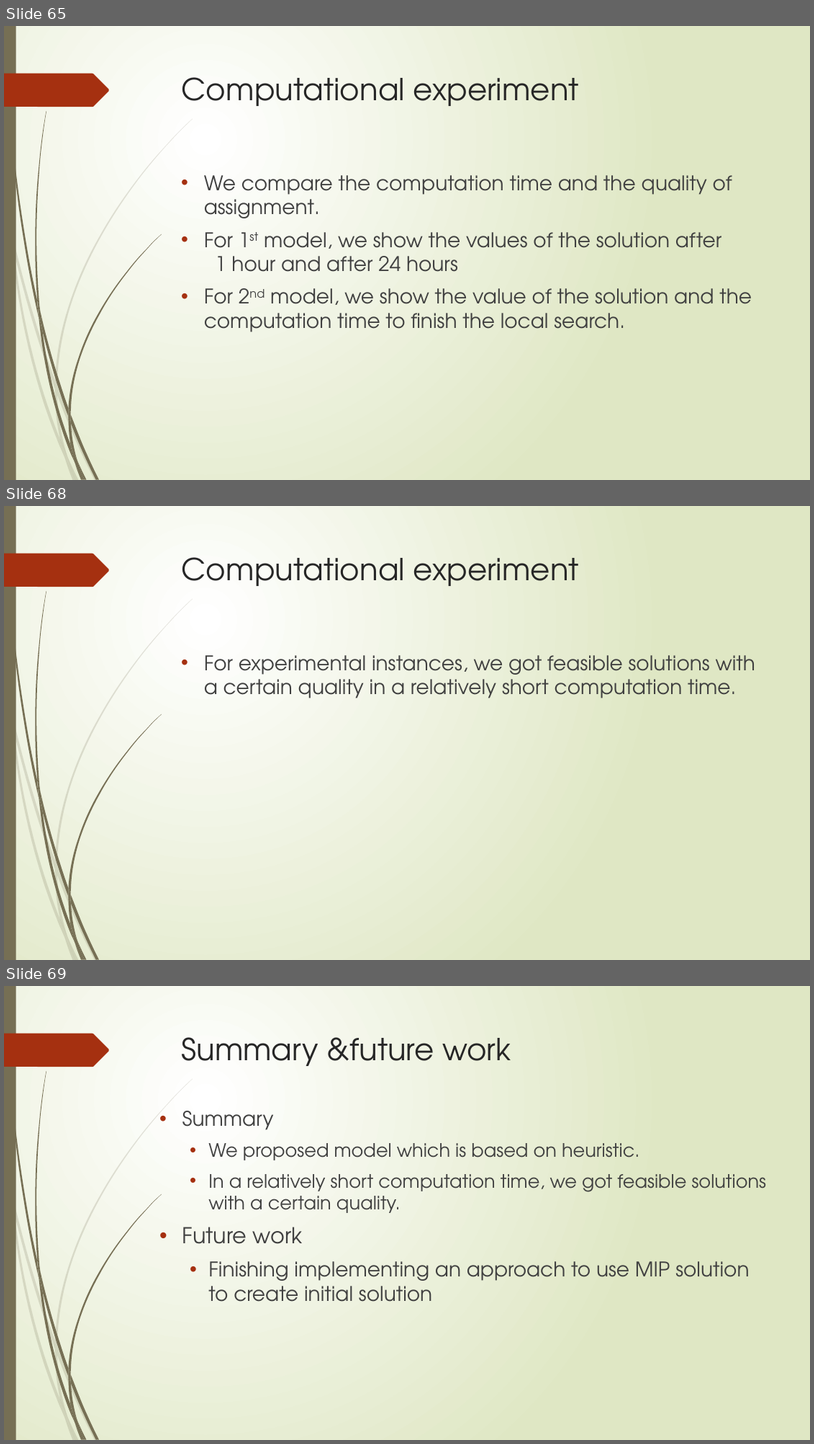
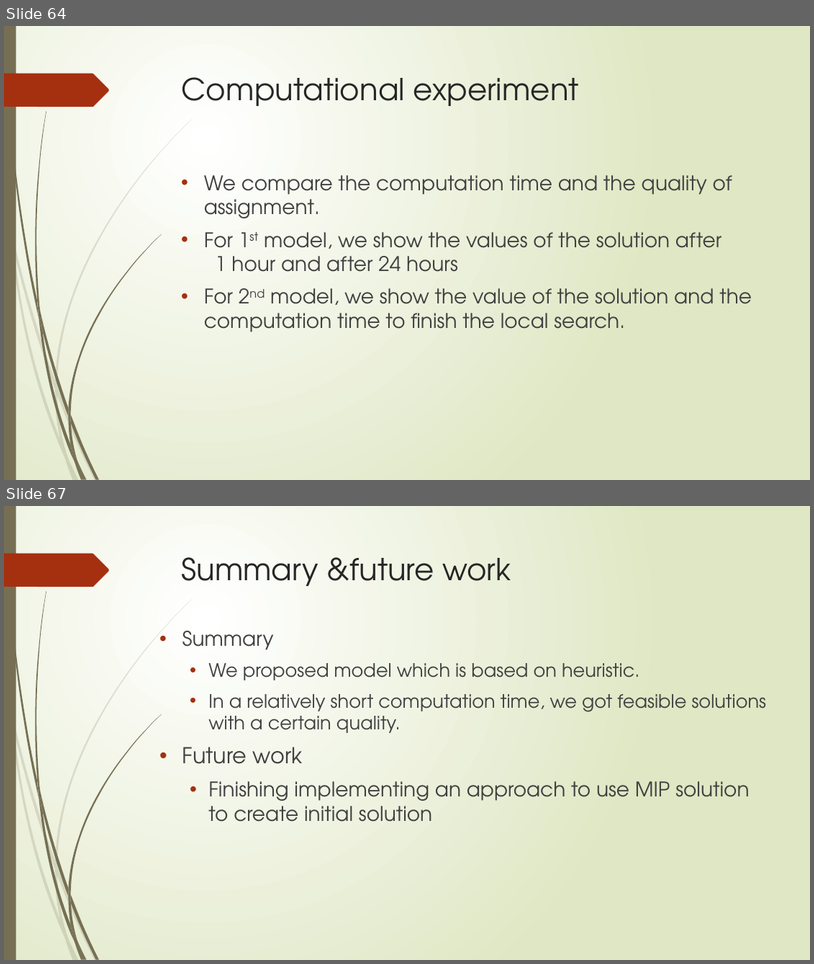
Before and after one commit to r-kurosu/kline_new, a slide deck: 竹田_修論発表.pptx. Shown one above the other, each under a label of ours: slides 65, 68 and 69 before the commit, slides 64 and 67 after it; the slides between them are not shown. The pictures are 814x1444 and 814x964 pixels, drawn with LibreOffice and Linux fonts; fonts in the diff are those of the drawing. Boxes give left, top, right and bottom in pixels: in the first picture for what was removed or moved away, otherwise in the second. Text is boxed around its words. In the diff, an @@ line names an element or a change of style, - is before the commit and + after.

```diff
--- a/竹田_修論発表.pptx
+++ b/竹田_修論発表.pptx
@@ slide 68 removed at [4, 506, 810, 960], background gradient #FFFFFF to #DFE8C4; not listed: 24 template elements that a slide beside it also shows @@
@@ title removed at [182, 557, 579, 586] @@
-Computational experiment
@@ text removed at [204, 655, 756, 698] @@
-• For experimental instances, we got feasible solutions with a certain quality in a relatively short computation time.
@@ what was slide 65 is now slide 64 @@
@@ what was slide 69 is now slide 67 @@
```
Also in this commit, not shown: 5 slides changed, 1 other slide removed.
